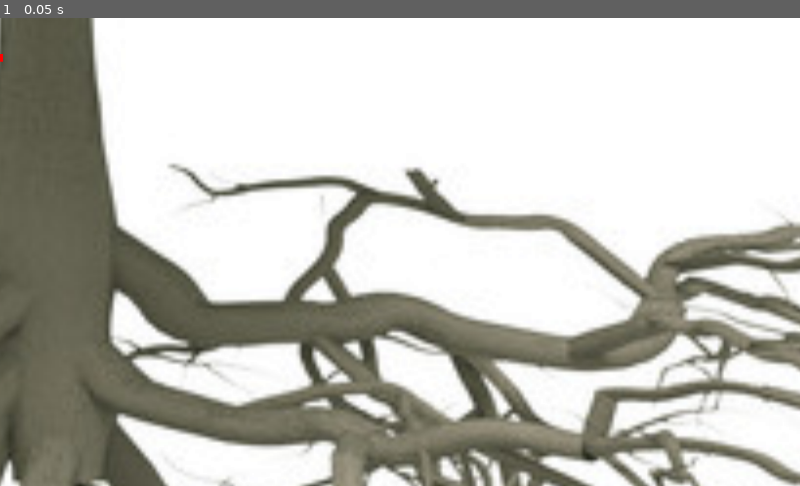
Above: before the commit, frame 1.
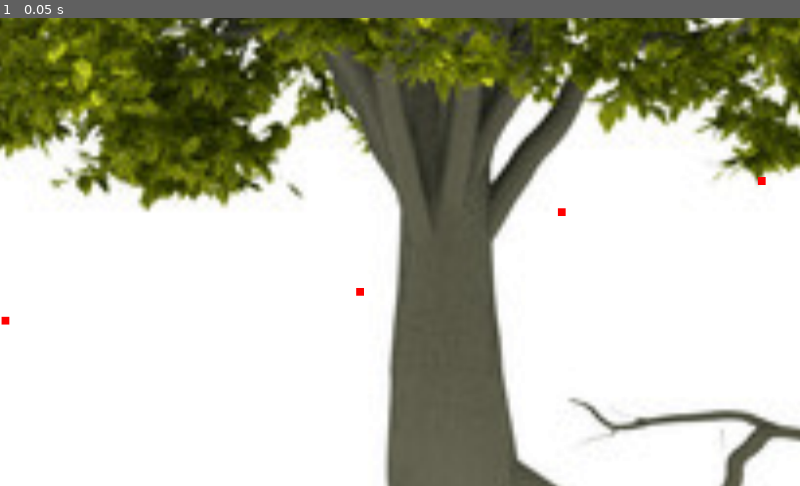
Above: after the commit, the same moment.

Repository: TaneliR/fgj2023
Game: Godot game, scene res://Scenes/PaavosTestScene.tscn
The game is run twice, just before and just after one commit, with the same random seed, the same clock (stepped at 60 frames per second) and the same inputs.
Inputs:
- Up to frame 1 (0.05 s): no input

The runs differ from the first frame. In frame 1, 72% of the frame differs, in the area x 0-100%, y 0-100%.

Commit message:
camera works wow so ez

Diff:
--- /dev/null
+++ b/Roots/Scenes/PaavoCamera.gd
@@ -0,0 +1,4 @@
+extends Camera2D
+
+func _on_CameraNode_average_signal(average_signal):
+	print("Received average position:", average_signal)
--- a/Roots/Scenes/PaavoCamera.tscn
+++ b/Roots/Scenes/PaavoCamera.tscn
@@ -1,6 +1,6 @@
 [gd_scene load_steps=2 format=2]
 
-[ext_resource path="res://Scenes/PaavoCameraScript.gd" type="Script" id=1]
+[ext_resource path="res://Scenes/PaavoCamera.gd" type="Script" id=1]
 
 [node name="Camera" type="Camera2D"]
 current = true
--- a/Roots/Scenes/PaavoCameraScript.gd
+++ b/Roots/Scenes/PaavoCameraManagerScript.gd
@@ -1,8 +1,8 @@
 extends Node
 
 export var target_node : NodePath
+signal average_signal
 
-# Called when the node enters the scene tree for the first time.
 func _ready():
 	var randomNode = get_node(target_node)
 
@@ -14,7 +14,6 @@
 	call_deferred("check_children")
 
 func check_children():
-	# get the children of the target node
 	var randomNode = get_node(target_node)
 	var children = randomNode.get_children()
 
@@ -35,10 +34,4 @@
 	var average_y = total_y / children.size()
 
 	print("Average position:", Vector2(average_x, average_y))
-
-	# do something with the children
-	print("Children:", children)
-
-# Called every frame. 'delta' is the elapsed time since the previous frame.
-#func _process(delta):
-#	pass
+	emit_signal("average_signal", Vector2(average_x, average_y))
--- a/Roots/Scenes/PaavoNodeRandomizer.gd
+++ b/Roots/Scenes/PaavoNodeRandomizer.gd
@@ -1,13 +1,13 @@
 extends Node2D
 
 func _ready():
-	for i in range(2):
+	for i in range(5):
 
 		# Creates two random nodes with random positions and red
 		#rectangles for debugging, and adds them as child nodes
 
 		var randNode = Node2D.new()
-		randNode.position = Vector2(rand_range(-100, 100), rand_range(-100, 100))
+		randNode.position = Vector2(rand_range(-1000, 1000), rand_range(-100, 100))
 
 		var color_rect = ColorRect.new()
 		color_rect.rect_size = Vector2(10, 10)
--- a/Roots/Scenes/PaavosTestScene.tscn
+++ b/Roots/Scenes/PaavosTestScene.tscn
@@ -1,8 +1,9 @@
-[gd_scene load_steps=4 format=2]
+[gd_scene load_steps=5 format=2]
 
 [ext_resource path="res://Assets/Tree-Roots.jpg" type="Texture" id=1]
 [ext_resource path="res://Scenes/PaavoNodeRandomizer.gd" type="Script" id=2]
-[ext_resource path="res://Scenes/PaavoCameraScript.gd" type="Script" id=3]
+[ext_resource path="res://Scenes/PaavoCameraManagerScript.gd" type="Script" id=3]
+[ext_resource path="res://Scenes/PaavoCamera.gd" type="Script" id=4]
 
 [node name="TestScene" type="Node2D"]
 
@@ -14,5 +15,11 @@
 script = ExtResource( 3 )
 target_node = NodePath("../NodeRandomizer")
 
+[node name="Camera2D" type="Camera2D" parent="CameraNode"]
+current = true
+script = ExtResource( 4 )
+
 [node name="NodeRandomizer" type="Node2D" parent="."]
 script = ExtResource( 2 )
+
+[connection signal="average_signal" from="CameraNode" to="CameraNode/Camera2D" method="_on_CameraNode_average_signal"]
